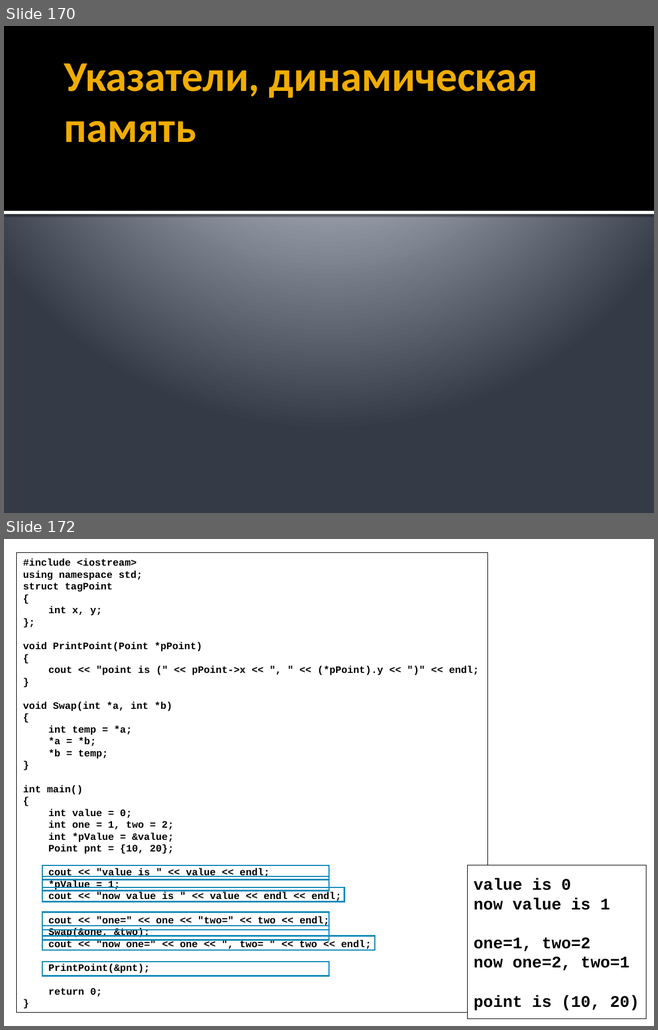
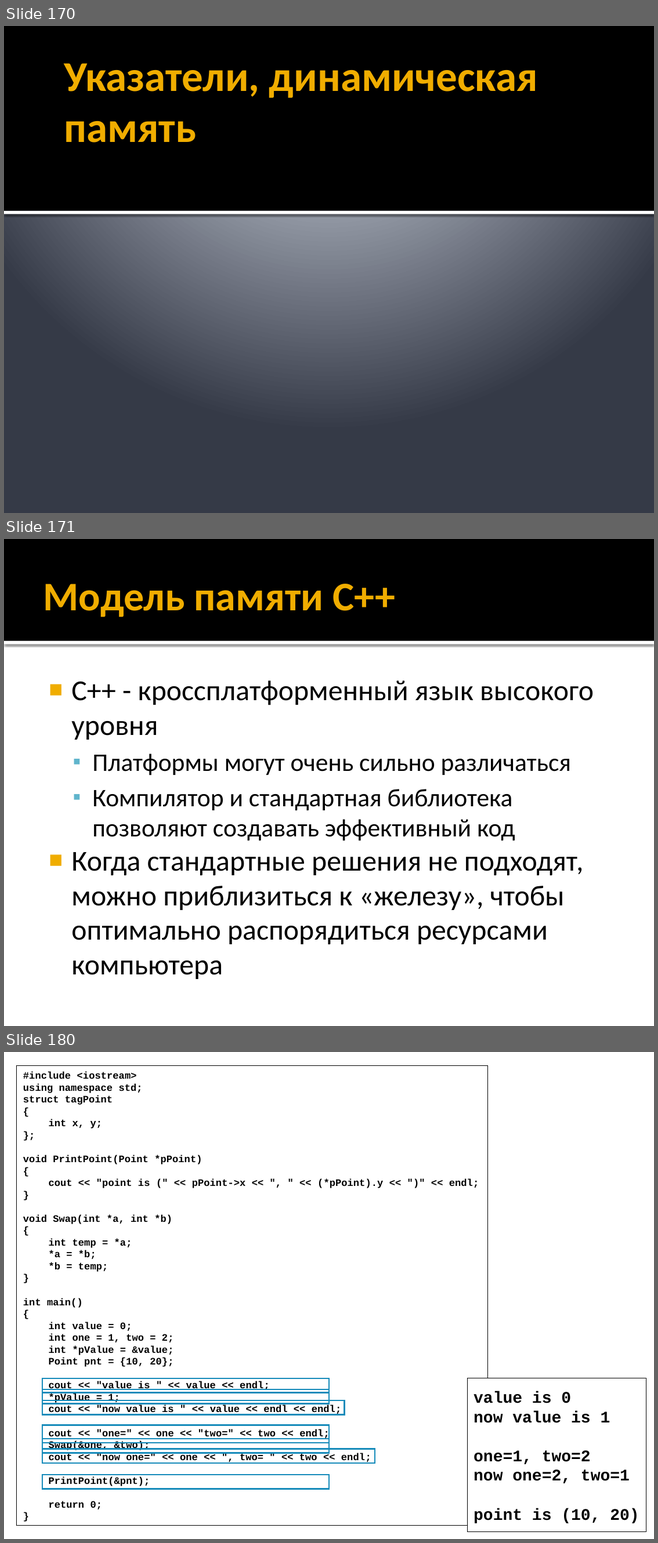
Before and after one commit to alexey-malov/oop, a slide deck: lectures/01/Синтаксис C++.pptx. Shown one above the other, each under a label of ours: slides 170 and 172 before the commit, slides 170, 171 and 180 after it; the slides between them are not shown. The pictures are 658x1030 and 658x1543 pixels, drawn with LibreOffice and Linux fonts; fonts in the diff are those of the drawing. Boxes give left, top, right and bottom in pixels: in the first picture for what was removed or moved away, otherwise in the second. Text is boxed around its words. In the diff, an @@ line names an element or a change of style, - is before the commit and + after.

```diff
--- a/lectures/01/Синтаксис C++.pptx
+++ b/lectures/01/Синтаксис C++.pptx
@@ slide 171 added at (4, 539, 654, 1026), background #FFFFFF @@
@@ rectangle added at (4, 539, 654, 641), fill #000000 @@
@@ title added at (43, 584, 395, 617), 45 pt, text #F0AD00, bold @@
+Модель памяти C++
@@ rectangle added at (4, 641, 654, 644), fill #FFFFFF @@
@@ text added at (71, 681, 593, 979), 32 pt, text #000000 @@
+■ С++ - кроссплатформенный язык высокого уровня
+  ▪ Платформы могут очень сильно различаться
+  ▪ Компилятор и стандартная библиотека позволяют создавать эффективный код
+■ Когда стандартные решения не подходят, можно приблизиться к «железу», чтобы оптимально распорядиться ресурсами компьютера
@@ what was slide 172 is now slide 180 @@
```
Also in this commit, not shown: 2 slides changed, 7 other slides added, 5 other files.
